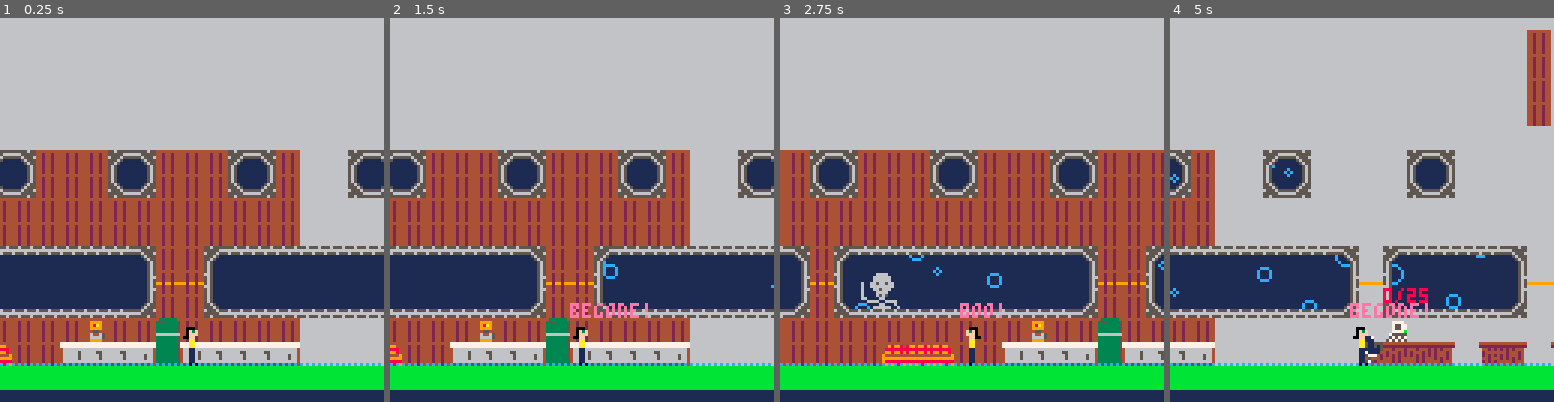
Above: before the commit, frames 1-4 (left to right).
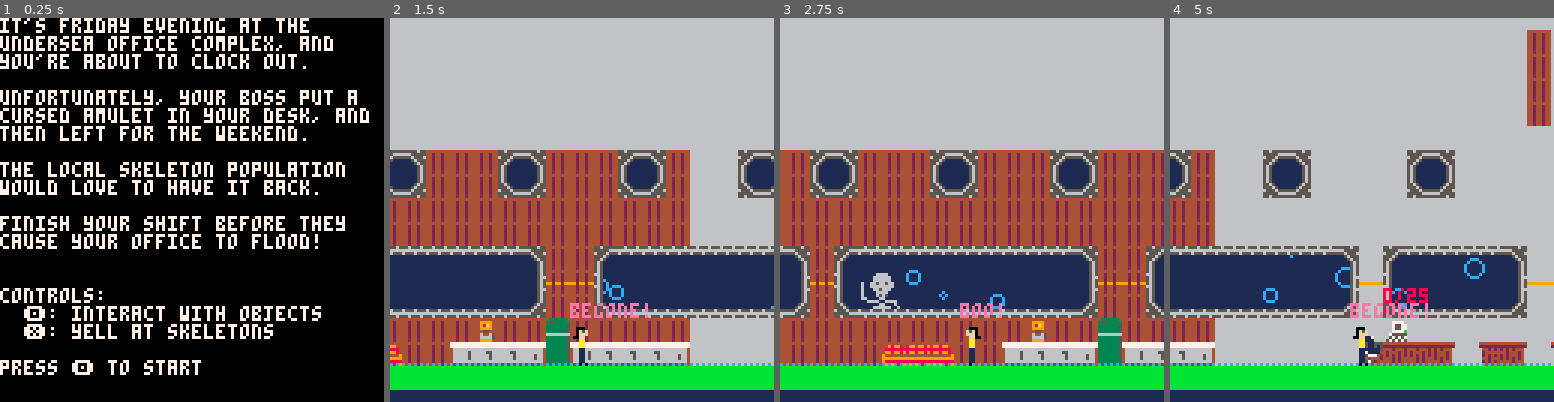
Above: after the commit, the same moments.

Repository: DiegoArmando/gbgj-08-22
Game: PICO-8 cartridge gbgj_8_22.p8
The game is run twice, just before and just after one commit, with the same random seed, the same clock (stepped at 60 frames per second) and the same inputs.
Inputs:
- Up to frame 1 (0.25 s): no input
- Up to frame 2 (1.5 s): tap O (Z key) at 0.33, 0.7, 1.43 s; tap X (X key) at 1.07 s
- Up to frame 3 (2.75 s): hold Left 1.97-2.37 s; tap X (X key) at 2.07, 2.4, 2.73 s; tap O (Z key) at 2.22 s; hold Down from 2.42 s (still down)
- Up to frame 4 (5 s): release Down at 2.82 s; hold Right 2.87-3.53 s; tap X (X key) every 0.33 s from 3.07 to 4.73 s; tap O (Z key) at 3.1, 3.98, 4.87 s; hold Up 3.58-4.08 s; hold Right 4.13-4.53 s; hold Down from 4.58 s (still down)

The runs differ from the first frame. In frame 1, 100% of the frame differs, in the area x 0-100%, y 0-100%; in frame 2, 0.2%; in frame 3, 0.3%; in frame 4, 0.7%.

Commit message:
Start, win, and lose screens

Diff:
--- a/gbgj_8_22.p8
+++ b/gbgj_8_22.p8
@@ -10,106 +10,107 @@
 --2: yell
 --3: crack
 --4: tape
-
-player = {}
-player.x = 224
-player.speed_x = 0
-player.y = 240
-player.interactable = "nothing"
-player.holding = "nothing"
-player.torso = 3
-player.legs = 19
-player.bobble = 2
-player.flip = false
-
-water_level = 0
-walk_counter = 0
-
-cam_x = 0
-cam_y = 0
-
-room_id = 3
-
-k_left=0
-k_right=1
-k_up=2
-k_down=3
-k_interact=4
-k_other=5
-
-pump = {}
-pump.active = false
-pump.timer = 0
-
-computer = {}
-computer.progress = 0
-computer.cooldown = 0
-
-rooms = {}
--- Trigger format:
--- Upper Left Tile X,Y, Lower Right tile X,Y, Target Room, Target X, Target Y
-rooms[1] = { {13,9,15,14,2,33,13} }
-rooms[2] = { {29,9,31,4,1}, {48,9,50,14,3} }
-rooms[3] = { {58,9,60,14,2}}
-rooms[4] = {}
-rooms[5] = {}
-
--- Format: Xmin, Xmax, Ymin, YMax
-room_cam_bounds = {}
-room_cam_bounds[1] = {0,50}
-room_cam_bounds[2] = {224,292}
-room_cam_bounds[3] = {32,376,140,256}
-room_cam_bounds[4] = {0,50}
-room_cam_bounds[5] = {0,50}
-
--- Interactables are single tiles that do something when you touch them:
-interactables = {}
-interactables["tape"] = {48, 30, true}
-interactables["computer"] = {40, 30, false}
-interactables["pump"] = {11,30,false}
-
--- Bubbles have: Xpos, Age, Size
-bubbles = {}
-
--- Skeletons have: Xpos, Age
-skeletons = {}
-
--- Skeletons pick from this table for x pos
-spawn_points = {12,13,17,18,19,20,21,22,23,24,25,
-                30,31,32,33,34,35,36,37,
-                41,42,43}
-
--- A skeleton spawns every n seconds
-skeleton_timer = 179
-
--- Cracks in the window can appear in front of skeletons
--- Cracks are key value pairs in the form of XPos,Age
-cracks = {}
-
--- Drips fall from cracks and hit the floor,
--- which increases the water level
-drips = {}
-
--- Frames since last yell
-yell_counter = 0
-yelling = false
-
-yells = {"shoo!", "git!", "off with you!", "boo!", "begone!"}
-cur_yell = ""
-
-input_x = 0
-input_interact = false
-input_interact_p = false
-prev_input_interact = false
-input_interact_pressed = 0
-axis_x_value = 0
-axis_x_turned = false
-input_other = false
-input_other_p = false
-prev_input_other = false
-input_other_pressed = 0
-
 function _init()
+    scene = "start"
+
+    player = {}
+    player.x = 224
+    player.speed_x = 0
+    player.y = 240
+    player.interactable = {"nothing",0,0}
+    player.holding = "nothing"
+    player.torso = 3
+    player.legs = 19
+    player.bobble = 2
+    player.flip = false
+
+    water_level = 0
+    walk_counter = 0
+
+    cam_x = 0
+    cam_y = 0
+
+    room_id = 3
+
+    k_left=0
+    k_right=1
+    k_up=2
+    k_down=3
+    k_interact=4
+    k_other=5
+
+    pump = {}
+    pump.active = false
+    pump.timer = 0
+
+    computer = {}
+    computer.progress = 0
+    computer.cooldown = 0
+    computer.target   = 25
+
+    rooms = {}
+    -- Trigger format:
+    -- Upper Left Tile X,Y, Lower Right tile X,Y, Target Room, Target X, Target Y
+    rooms[1] = { {13,9,15,14,2,33,13} }
+    rooms[2] = { {29,9,31,4,1}, {48,9,50,14,3} }
+    rooms[3] = { {58,9,60,14,2}}
+    rooms[4] = {}
+    rooms[5] = {}
+
+    -- Format: Xmin, Xmax, Ymin, YMax
+    room_cam_bounds = {}
+    room_cam_bounds[1] = {0,50}
+    room_cam_bounds[2] = {224,292}
+    room_cam_bounds[3] = {32,376,140,256}
+    room_cam_bounds[4] = {0,50}
+    room_cam_bounds[5] = {0,50}
+
+    -- Interactables are single tiles that do something when you touch them:
+    interactables = {}
+    interactables["tape"] = {48, 30, true}
+    interactables["computer"] = {40, 30, false}
+    interactables["pump"] = {11,30,false}
+
+    -- Bubbles have: Xpos, Age, Size
+    bubbles = {}
+
+    -- Skeletons have: Xpos, Age
+    skeletons = {}
+
+    -- Skeletons pick from this table for x pos
+    spawn_points = {12,13,17,18,19,20,21,22,23,24,25,
+                    30,31,32,33,34,35,36,37,
+                    41,42,43}
+
+    -- A skeleton spawns every n seconds
+    skeleton_timer = 179
+
+    -- Cracks in the window can appear in front of skeletons
+    -- Cracks are key value pairs in the form of XPos,Age
+    cracks = {}
+
+    -- Drips fall from cracks and hit the floor,
+    -- which increases the water level
+    drips = {}
+
+    -- Frames since last yell
+    yell_counter = 0
+    yelling = false
+
+    yells = {"shoo!", "git!", "off with you!", "boo!", "begone!"}
+    cur_yell = ""
+
+    input_x = 0
+    input_interact = false
+    input_interact_p = false
+    prev_input_interact = false
+    input_interact_pressed = 0
+    axis_x_value = 0
+    axis_x_turned = false
+    input_other = false
+    input_other_p = false
+    prev_input_other = false
+    input_other_pressed = 0
 end
 
 function update_input()
@@ -184,6 +185,30 @@
 end
 
 function _update60()
+    if scene == "game" then
+        _update_game()
+    elseif scene == "gameover" then
+        _update_gameover()
+    elseif scene == "start" then
+        _update_start()
+    elseif scene == "win" then
+        _update_win()
+    end
+end
+
+function _update_gameover()
+    if btnp(🅾️) then _init() end
+end
+
+function _update_win()
+    if btnp(🅾️) then _init() end
+end
+
+function _update_start()
+    if btnp(🅾️) then scene = "game" end
+end
+
+function _update_game()
     -- running
 	update_input()
     local target, accel = 0, 0.2
@@ -213,6 +238,7 @@
     if input_other and not yelling then
         yelling = true
         yell_counter = 0
+        sfx(2)
         cur_yell = rnd(yells)
         for key,s in pairs(skeletons) do
             if abs((s[1]*8) - player.x) < 12 and s[2] >= 240 then
@@ -226,6 +252,7 @@
         for xpos,age in pairs(cracks) do
             if abs((xpos*8) - player.x) < 12 then
                 cracks[xpos] = nil
+                sfx(4)
                 player.holding = "nothing"
                 for s in all(skeletons) do
                     if abs((s[1]*8) - player.x) < 12 and s[2] >= 240 then
@@ -281,6 +308,7 @@
         s[2] +=1
         if s[2] > 600 and cracks[s[1]] == nil then
             cracks[s[1]] = 0
+            sfx(3)
         end
     end
 
@@ -297,6 +325,7 @@
         if d[2] == 24 then
             del(drips, d)
             water_level += 1
+            if water_level > 100 then scene="gameover" end
         end
     end
 end
@@ -337,12 +366,12 @@
 
 function computer_update()
     if computer.cooldown > 0 then computer.cooldown -= 1 else computer.cooldown = 0 end
-    if computer.progress >=25 then exit() end
+    if computer.progress >=computer.target then scene="win" end
 end
 
 function draw_computer()
-    print(computer.progress.."/25",320,230,8)
-    line(320,237,320+((computer.progress/25)*8),237,8)
+    print(computer.progress.."/"..computer.target,320,230,8)
+    line(320,237,320+((computer.progress/computer.target)*10),237,8)
 end
 
 function pump_activate()
@@ -371,8 +400,19 @@
     end
 end
 
-
 function _draw()
+    if scene == "game" then
+        _draw_game()
+    elseif scene == "gameover" then
+        _draw_gameover()
+    elseif scene == "start" then
+        _draw_start()
+    elseif scene == "win" then
+        _draw_win()
+    end
+end
+
+function _draw_game()
     cls(1)
     for b in all(bubbles) do
         circ(b[1]+(sin(b[2] / 60)),248-(b[2]/3),b[3],12)
@@ -428,6 +468,32 @@
     draw_computer()
 end
 
+function _draw_gameover()
+    cls()
+    color(7)
+    print("the skeletons flooded your office!")
+    print("press 🅾️ to try again")
+end
+
+function _draw_start()
+    cls()
+    color(7)
+    print("it's friday evening at the\nundersea office complex, and\nyou're about to clock out.\n")
+    print("unfortunately, your boss put a\ncursed amulet in your desk, and\nthen left for the weekend.\n")
+    print("the local skeleton population\nwould love to have it back.\n")
+    print("finish your shift before they\ncause your office to flood!\n\n")
+    print("controls:\n  🅾️: interact with objects\n  ❎: yell at skeletons")
+    print("")
+    print("press 🅾️ to start")
+end
+
+function _draw_win()
+    cls()
+    color(7)
+    print("you successfully completed your\nwork before the office flooded!\n\n")
+    print("press 🅾️ to play again")
+end
+
 function approach(x, target, max_delta)
 	return x < target and min(x + max_delta, target) or max(x - max_delta, target)
 end
